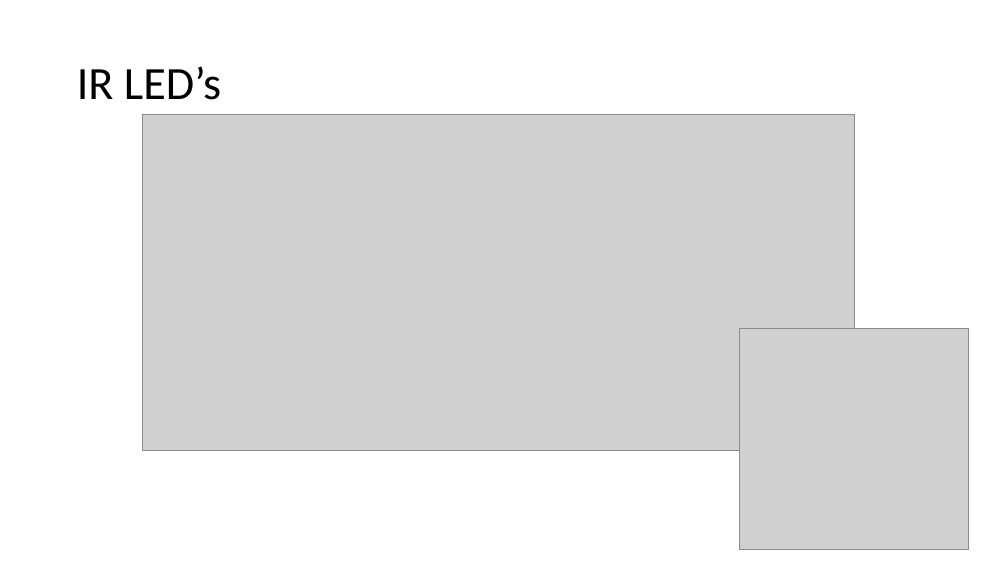
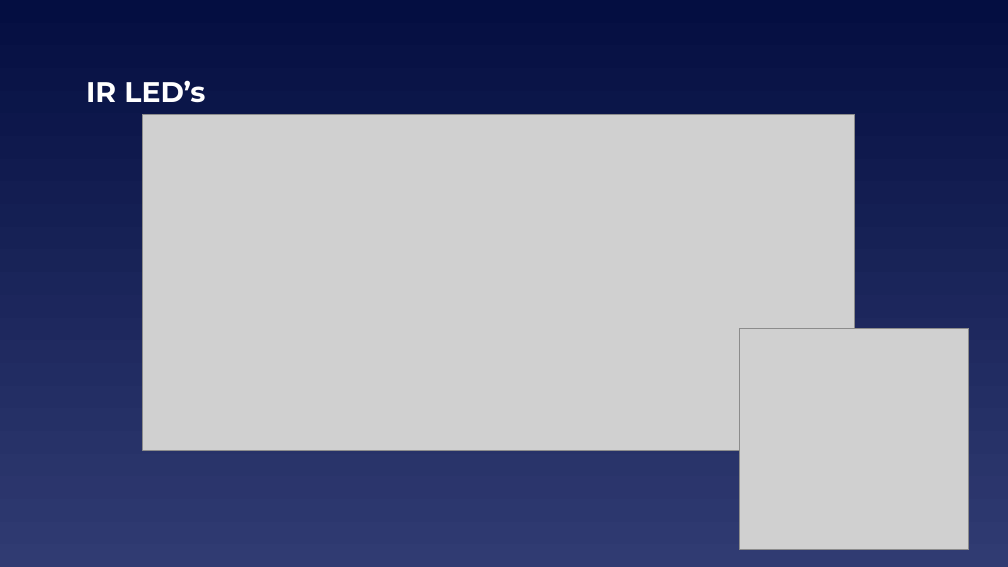
Before and after one commit to EELabMan/IR-Transmit-and-Receive, a slide deck: slide 4 of Infrared TX RX.pptx (slide 3 before the commit). Drawn at 1008x567 pixels with LibreOffice and Linux fonts; fonts in the diff are those of the drawing; grey boxes stand for pictures. Boxes give left, top, right and bottom in pixels: in the first picture for what was removed or moved away, otherwise in the second. Text is boxed around its words. In the diff, an @@ line names an element or a change of style, - is before the commit and + after.

```diff
--- a/Infrared TX RX.pptx
+++ b/Infrared TX RX.pptx
@@ background #FFFFFF to gradient #040E41 to #303B72 @@
@@ title "IR LED’s": place and size @@
-title "IR LED’s" at [77, 66, 221, 100]
+title "IR LED’s" at [86, 80, 205, 103]
@@ title "IR LED’s" at [86, 80, 205, 103]: size 44 to 27 pt, font Calibri to Montserrat, text colour #000000 to #FFFFFF, bold on; line spacing 0.9 to 1 @@
```
Also in this commit, not shown: 6 other slides changed, 5 slides added, 1 slide removed.
